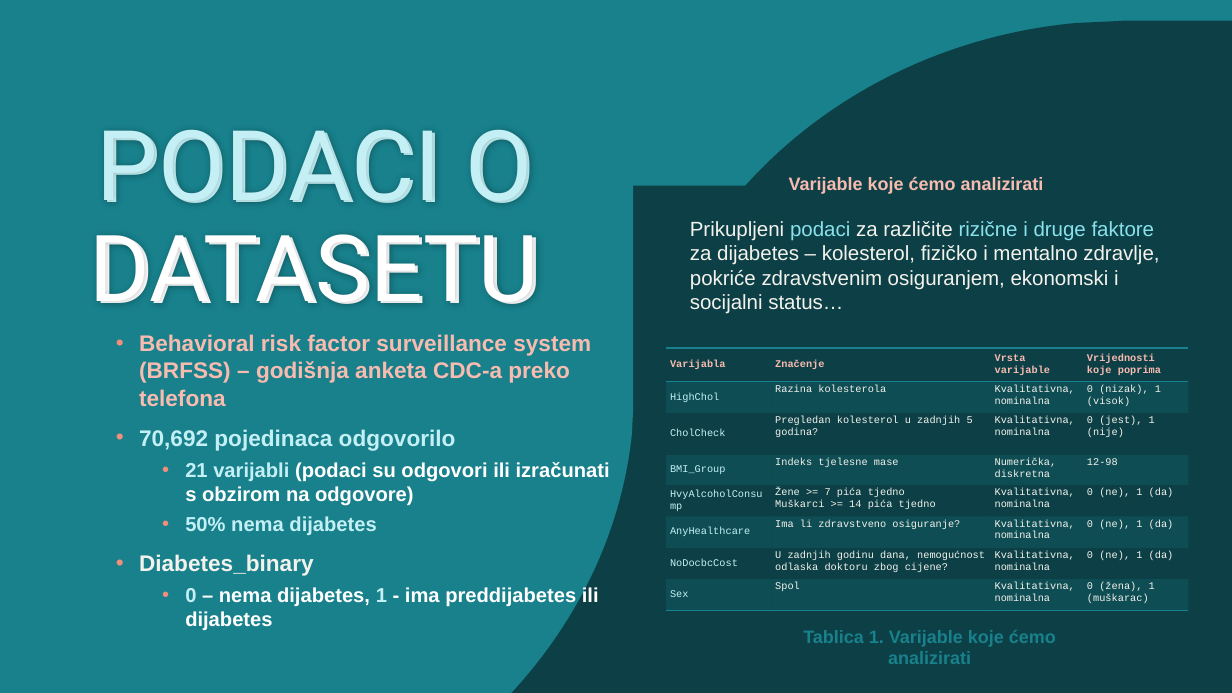
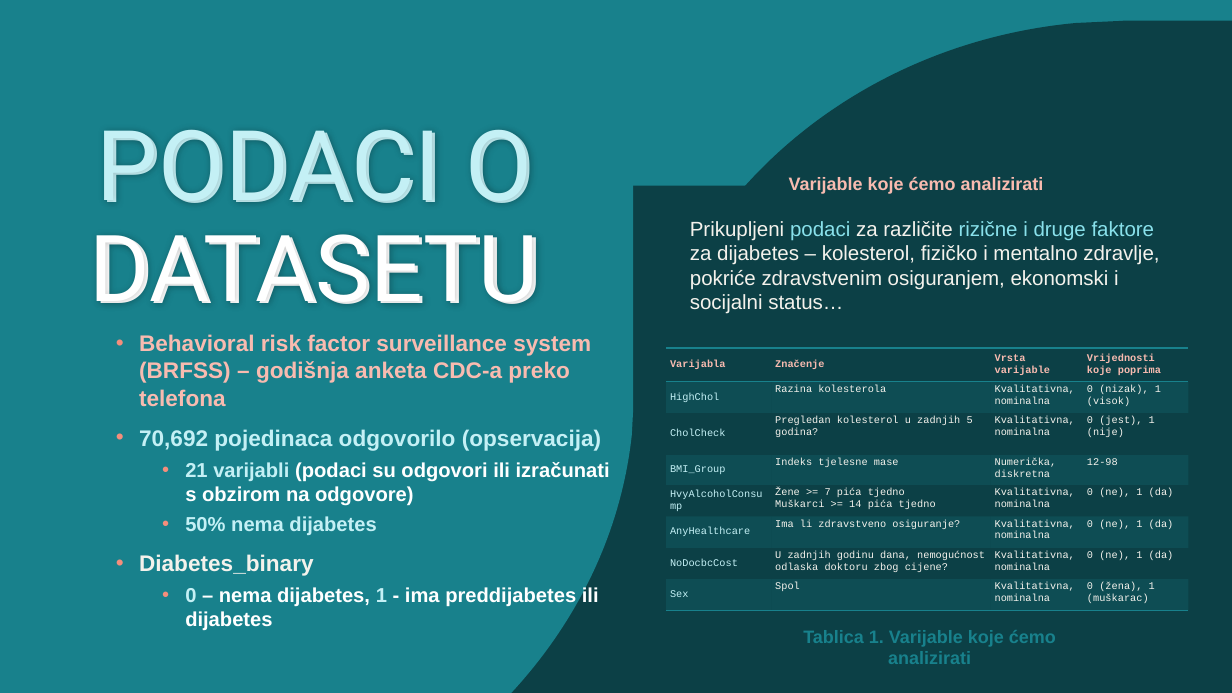
Before and after one commit to jfletcher20/diabetes-health-indicators-analysis, a slide deck: slide 3 of documentation/documentation.pptx. Drawn at 1232x693 pixels with LibreOffice and Linux fonts; fonts in the diff are those of the drawing. Boxes give left, top, right and bottom in pixels: in the first picture for what was removed or moved away, otherwise in the second. Text is boxed around its words. In the diff, an @@ line names an element or a change of style, - is before the commit and + after.

```diff
--- a/documentation/documentation.pptx
+++ b/documentation/documentation.pptx
@@ text at [139, 429, 601, 451]: text changed @@
-• 70,692 pojedinaca odgovorilo
+• 70,692 pojedinaca odgovorilo (opservacija)
```
Also in this commit, not shown: 3 other slides changed, 14 slides added, 18 slides removed.
